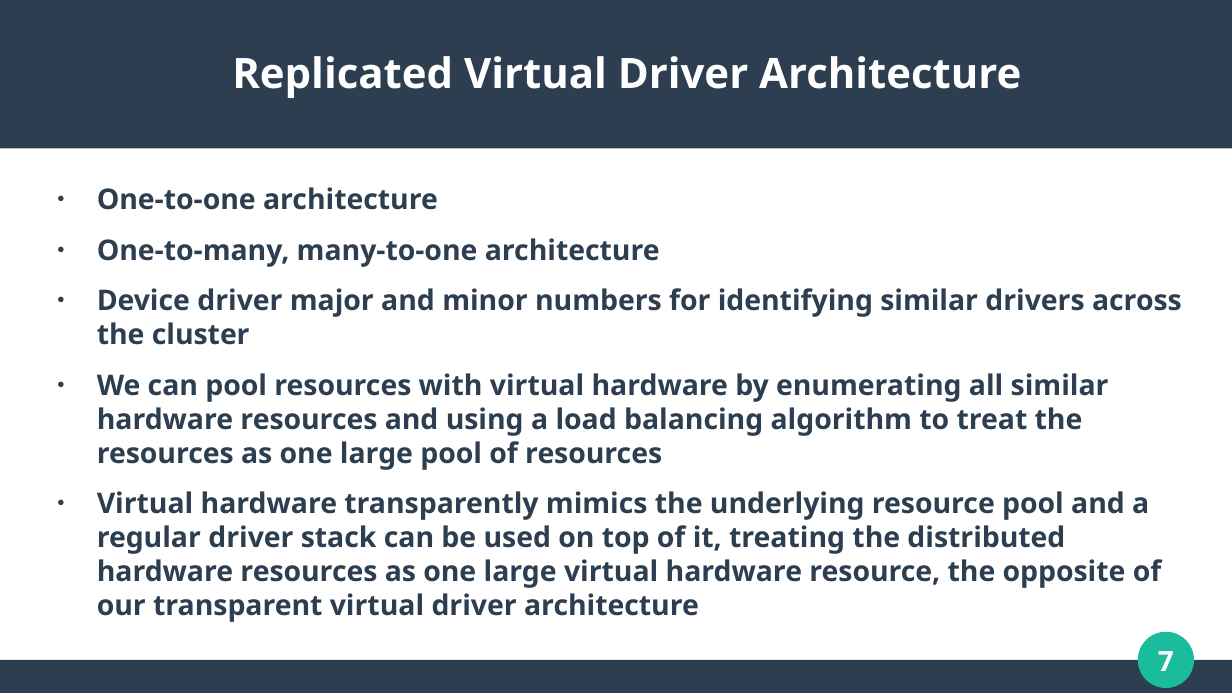
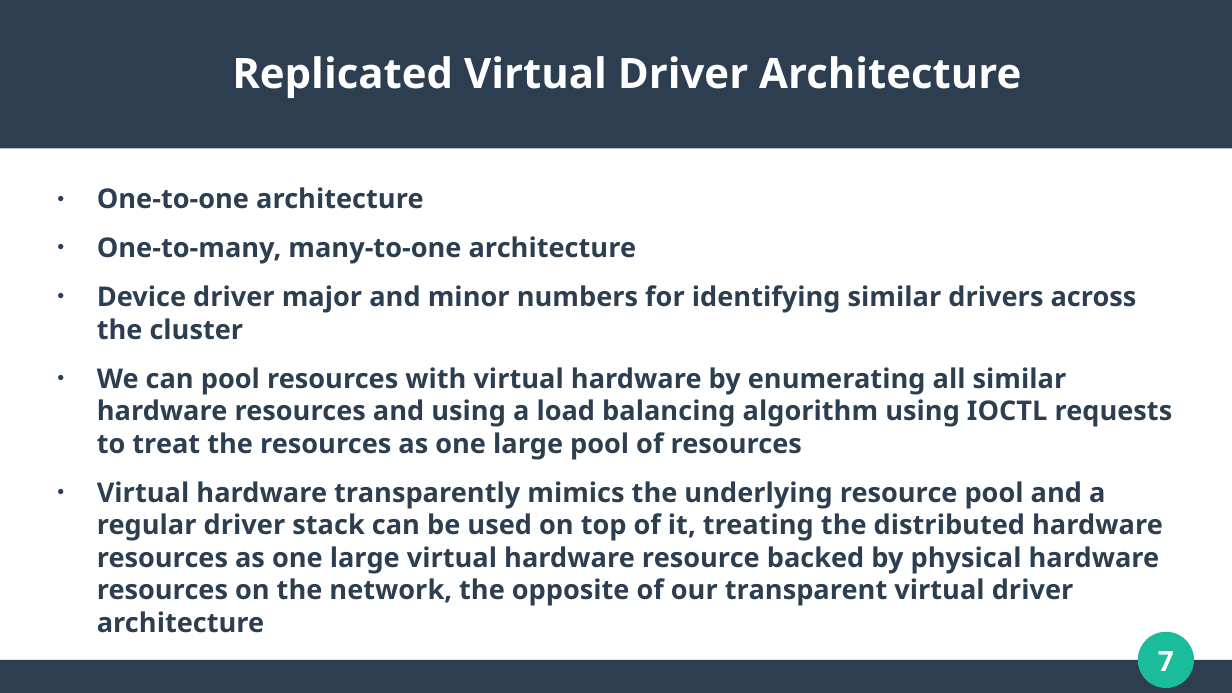
Before and after one commit to WaveArch/Wave, a slide deck: slide 7 of Replicated.pptx. Drawn at 1232x693 pixels with LibreOffice and Linux fonts; fonts in the diff are those of the drawing. Boxes give left, top, right and bottom in pixels: in the first picture for what was removed or moved away, otherwise in the second. Text is boxed around its words. In the diff, an @@ line names an element or a change of style, - is before the commit and + after.

Commit message:
Updated PowerPoint

```diff
--- a/Replicated.pptx
+++ b/Replicated.pptx
@@ text at [97, 187, 1137, 340]: size 18.2 to 17.5 pt in "One-to-one architecture", "One-to-many, many-to-one architecture", "Device driver major and minor numbers for ..." @@
@@ text at [97, 367, 1173, 633]: text changed; size 18.2 to 17.5 pt @@
-● We can pool resources with virtual hardware by enumerating all similar hardware resources and using a load balancing algorithm to treat the resources as one large pool of resources
-● Virtual hardware transparently mimics the underlying resource pool and a regular driver stack can be used on top of it, treating the distributed hardware resources as one large virtual hardware resource, the opposite of our transparent virtual driver architecture
+● We can pool resources with virtual hardware by enumerating all similar hardware resources and using a load balancing algorithm using IOCTL requests to treat the resources as one large pool of resources
+● Virtual hardware transparently mimics the underlying resource pool and a regular driver stack can be used on top of it, treating the distributed hardware resources as one large virtual hardware resource backed by physical hardware resources on the network, the opposite of our transparent virtual driver architecture
```
